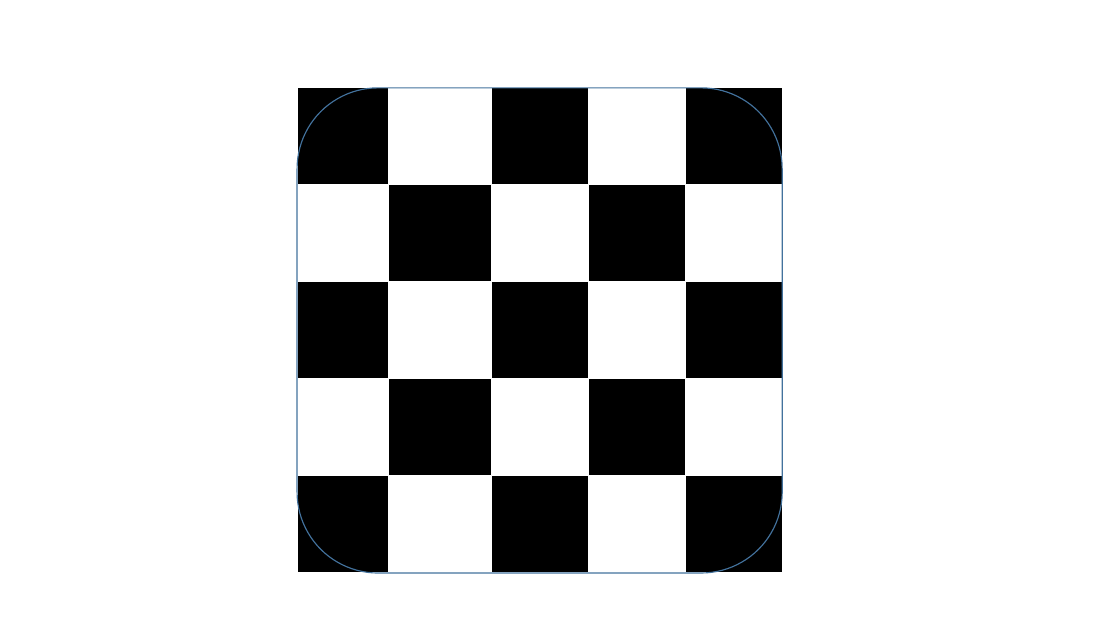
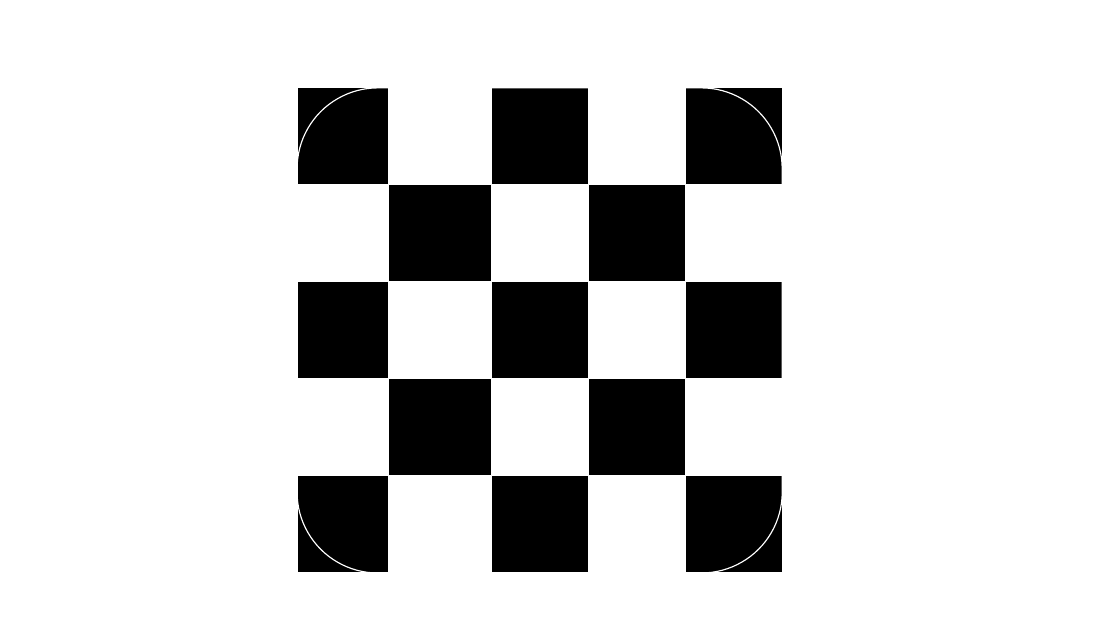
Before and after one commit to Maze-of-memories/origin, a slide deck: slide 3 of icon.pptx (slide 2 before the commit). Drawn at 1120x630 pixels with LibreOffice and Linux fonts; fonts in the diff are those of the drawing. Boxes give left, top, right and bottom in pixels: in the first picture for what was removed or moved away, otherwise in the second. Text is boxed around its words. In the diff, an @@ line names an element or a change of style, - is before the commit and + after.

```diff
--- a/icon.pptx
+++ b/icon.pptx
@@ rounded rectangle at [297, 88, 783, 574]: outline #43739E 1 pt to #FFFFFF 1 pt @@
```
Also in this commit, not shown: 1 other slide changed, 1 slide added, 20 other files.
